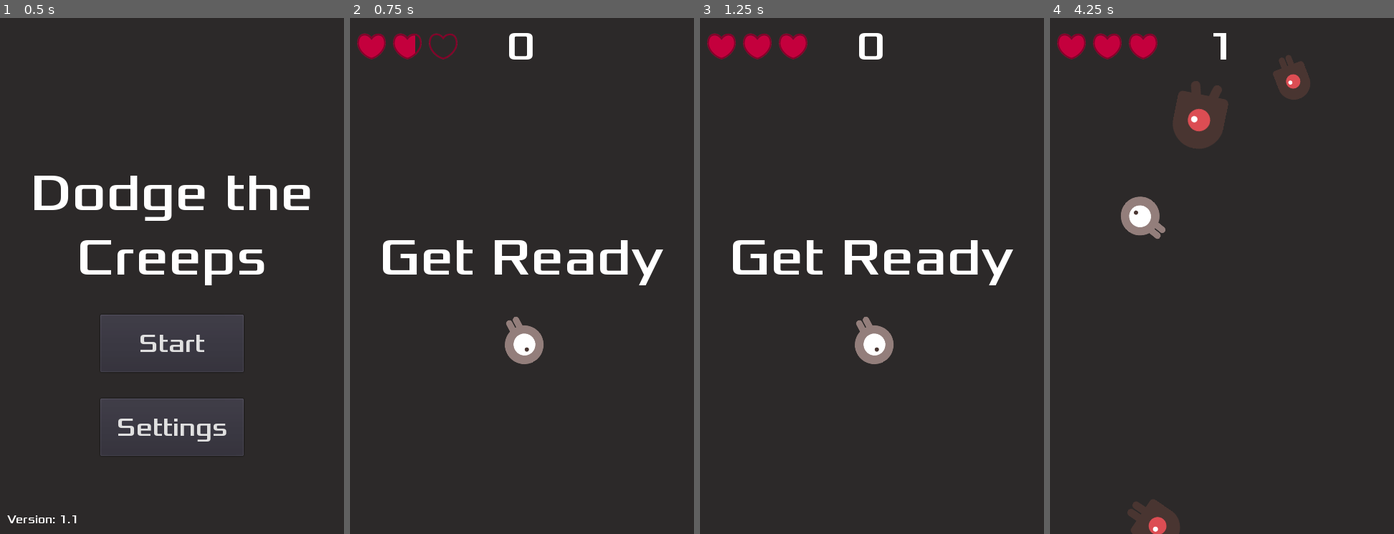
Above: before the commit, frames 1-4 (left to right).
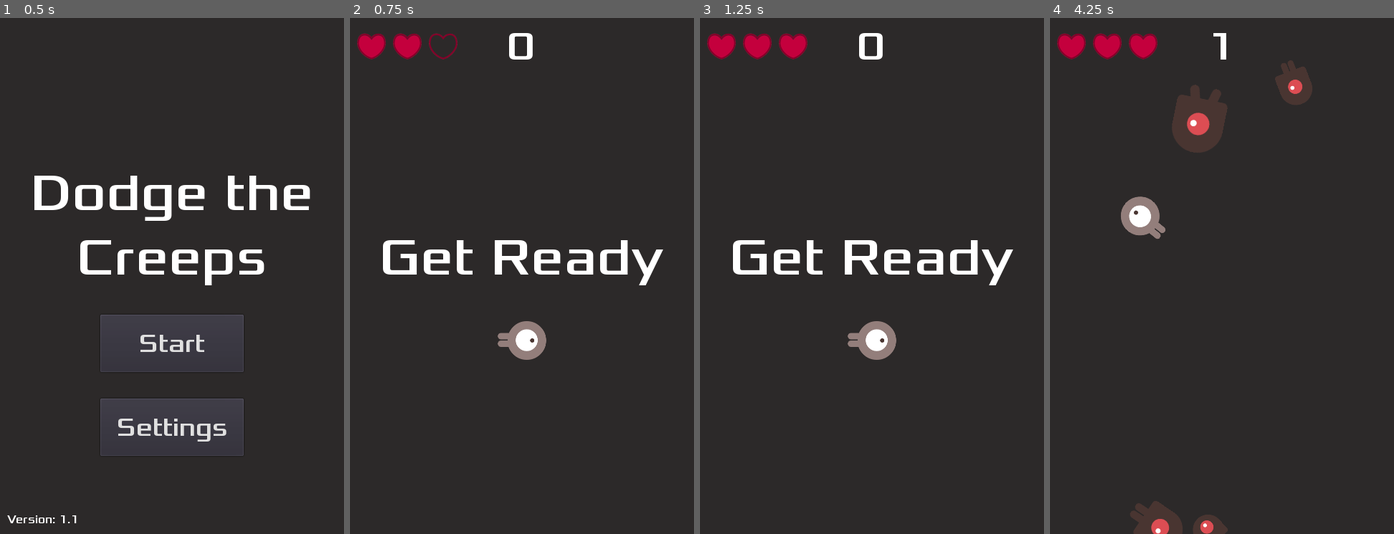
Above: after the commit, the same moments.

Repository: STYJ/Dodge-the-Creeps-enhanced-edition
Game: Godot game, scene res://main.tscn
The game is run twice, just before and just after one commit, with the same random seed, the same clock (stepped at 60 frames per second) and the same inputs.
Inputs (mouse positions are in pixels of both pictures, inside the frame that each line leads up to):
- Up to frame 1 (0.5 s): no input
- Up to frame 2 (0.75 s): click "Start" at 0.5 s
- Up to frame 3 (1.25 s): no input
- Up to frame 4 (4.25 s): tap Enter at 1.25 s; move the mouse to (1204, 379) at 1.27 s; click (1204, 379) at 1.42 s; tap Space at 2 s; drag from (1325, 353) to (1218, 348) at 2.02 s; move the mouse to (1118, 198) at 2.77 s; click (1118, 198) at 2.92 s; drag from (1239, 276) to (1118, 198) at 3.52 s

Frame 1 is identical in both runs. In frame 2, 0.5% of the frame differs, in the area x 18-58%, y 3-68%; in frame 3, 0.5%; in frame 4, 1.1%, in the area x 22-77%, y 7-100%.

Commit message:
buttons now clickable with both mobile and mouse

Diff:
--- a/HUD.gd
+++ b/HUD.gd
@@ -27,7 +27,6 @@
 	_show_buttons()
 	$VBoxContainer/Footer/Version.show()
 
-
 func _update_highscore(highscore):
 	$VBoxContainer/Header/ScoreLabel.text = "High score: %s" % highscore
 	yield(get_tree().create_timer(1), "timeout")
@@ -35,14 +34,6 @@
 
 func update_score(score):
 	$VBoxContainer/Header/ScoreLabel.text = str(score)
-
-func _on_StartButton_pressed():
-	_show_lives()
-	$VBoxContainer/Header/ScoreLabel.show()
-	_hide_buttons()
-	$VBoxContainer/Footer/Version.hide()
-	update_health(MAX_HEALTH)
-	emit_signal("start_game")
 
 func _show_lives():
 	if $Settings/SettingsValues/Hardcore/HardcoreCheckbox.pressed:
@@ -70,14 +61,8 @@
 func _on_MessageTimer_timeout():
 	$VBoxContainer/Body/MessageLabel.hide()
 
-
-func _on_SettingsButton_pressed():
-	$Settings.show()
-
-
 func _on_CloseButton_pressed():
 	$Settings.hide()
-
 
 func _on_HardcoreCheckbox_pressed():
 	var curr_modifier = int($Settings/DifficultyValue.text)
@@ -123,3 +108,20 @@
 func _on_Player_hit():
 	var damage = MAX_HEALTH if $Settings/SettingsValues/Hardcore/HardcoreCheckbox.pressed else MAX_HEALTH/3
 	update_health(animated_health - damage)
+
+
+func _on_StartButton_gui_input(event):
+	if event is InputEventMouseButton || event is InputEventScreenTouch:
+		if event.is_pressed():
+			_show_lives()
+			$VBoxContainer/Header/ScoreLabel.show()
+			_hide_buttons()
+			$VBoxContainer/Footer/Version.hide()
+			update_health(MAX_HEALTH)
+			emit_signal("start_game")
+
+
+func _on_SettingsButton_gui_input(event):
+	if event is InputEventMouseButton || event is InputEventScreenTouch:
+		if event.is_pressed():
+			$Settings.show()
--- a/HUD.tscn
+++ b/HUD.tscn
@@ -157,6 +157,7 @@
 rect_min_size = Vector2( 200, 80 )
 size_flags_horizontal = 0
 custom_fonts/font = SubResource( 3 )
+button_mask = 0
 text = "Start"
 __meta__ = {
 "_edit_use_anchors_": false
@@ -175,6 +176,7 @@
 rect_min_size = Vector2( 200, 80 )
 size_flags_horizontal = 0
 custom_fonts/font = SubResource( 4 )
+button_mask = 0
 text = "Settings"
 
 [node name="Footer" type="HBoxContainer" parent="VBoxContainer"]
@@ -313,8 +315,8 @@
 
 [node name="Tween" type="Tween" parent="."]
 [connection signal="timeout" from="MessageTimer" to="." method="_on_MessageTimer_timeout"]
-[connection signal="pressed" from="VBoxContainer/Body/Buttons/Start/StartButton" to="." method="_on_StartButton_pressed"]
-[connection signal="pressed" from="VBoxContainer/Body/Buttons/Settings/SettingsButton" to="." method="_on_SettingsButton_pressed"]
+[connection signal="gui_input" from="VBoxContainer/Body/Buttons/Start/StartButton" to="." method="_on_StartButton_gui_input"]
+[connection signal="gui_input" from="VBoxContainer/Body/Buttons/Settings/SettingsButton" to="." method="_on_SettingsButton_gui_input"]
 [connection signal="pressed" from="Settings/CloseButton" to="." method="_on_CloseButton_pressed"]
 [connection signal="pressed" from="Settings/SettingsValues/Hardcore/HardcoreCheckbox" to="." method="_on_HardcoreCheckbox_pressed"]
 [connection signal="pressed" from="Settings/SettingsValues/Spawn/SpawnCheckbox" to="." method="_on_SpawnCheckbox_pressed"]
